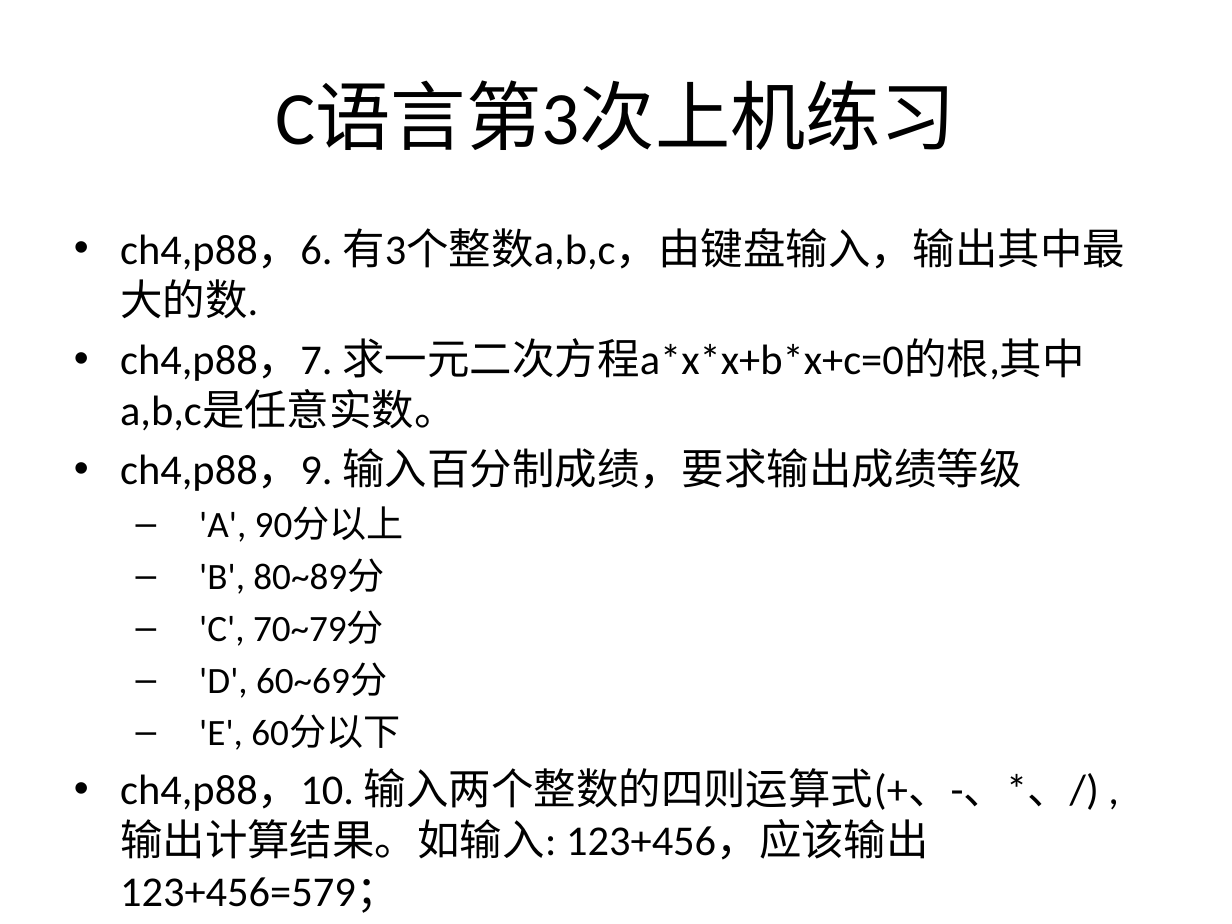
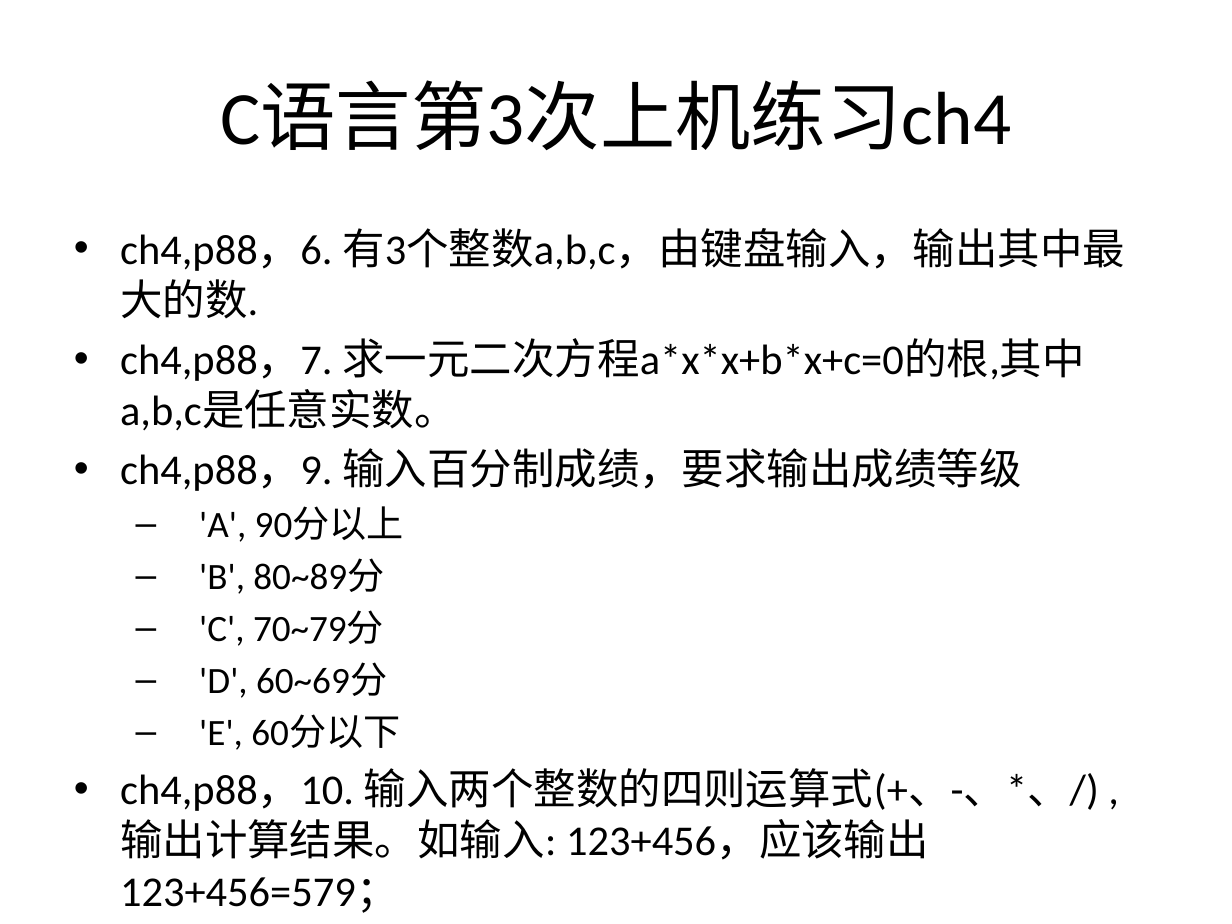
Before and after one commit to jtrfid/C-Repositories, a slide deck: slide 24 of 2016/上机安排.pptx (slide 20 before the commit). Drawn at 1232x924 pixels with LibreOffice and Linux fonts; fonts in the diff are those of the drawing. Boxes give left, top, right and bottom in pixels: in the first picture for what was removed or moved away, otherwise in the second. Text is boxed around its words. In the diff, an @@ line names an element or a change of style, - is before the commit and + after.

Commit message:
修订上机安排

```diff
--- a/2016/上机安排.pptx
+++ b/2016/上机安排.pptx
@@ title at (221,81,1012,150): text changed @@
-C语言第3次上机练习
+C语言第3次上机练习ch4
```
Also in this commit, not shown: 9 other slides changed, 9 slides added, 1 other file.
